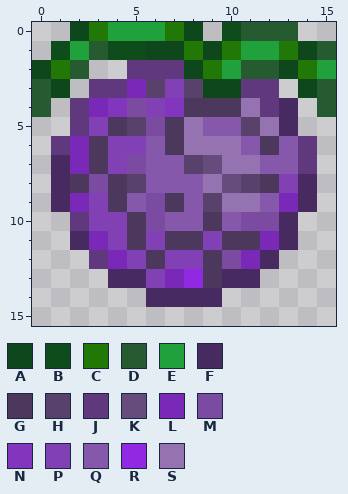
A pixel-art sprite gets an edit: assets/minecraft/textures/sea/fruits/logia/darkdark.png. Above, as it was before the edit.
The file is 16x16 pixels. Colours within 5 levels of each other are drawn and written as one.
Palette (. is transparent): A #0e471b  B #0e4d1b  C #217807  D #265b31  E #21a13c  F #472a5f  G #4c385d  H #58416b  J #5f387e  K #664c7d  L #7928b7  M #7b4aa1  N #8236bd  P #8141b4  Q #8658ab  R #9128e2  S #9572b0
The result:
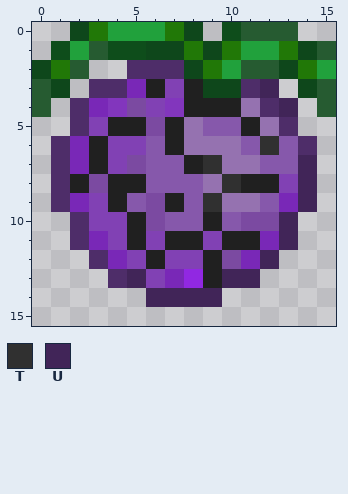
Colours new in this view: T #303030  U #412558
Edits made:
Colour G changes from #4c385d to #202020.
Colour J changes from #5f387e to #4e2d69.
Colour G replaces colour H in row 3 at x 6 and 8; in row 5 at x 5 and 11; in row 7 at x 8; in row 8 at x 5 and 11.
Colour J replaces colour F in row 5 at x 13; in rows 7 to 9 at x 1; in row 11 at x 2; in row 13 at x 4.
Colour T replaces colour G in row 6 at x 12.
Colour T replaces colour H in row 9 at x 9.
Colour T replaces colour K in row 7 at x 9; in row 8 at x 10.
Colour U replaces colour F in row 4 at x 13; in rows 8 to 9 at x 14; in rows 10 to 11 at x 13; in row 12 at x 12; in row 13 at x 5 and 10 to 11; in row 14 at x 6 to 9.
Colour U replaces colour J in row 3 at x 12; in row 7 at x 14.
Changed places in both pictures, as pixel boxes (x1, y1, x2, y2):
changed: (51, 60, 317, 307)
